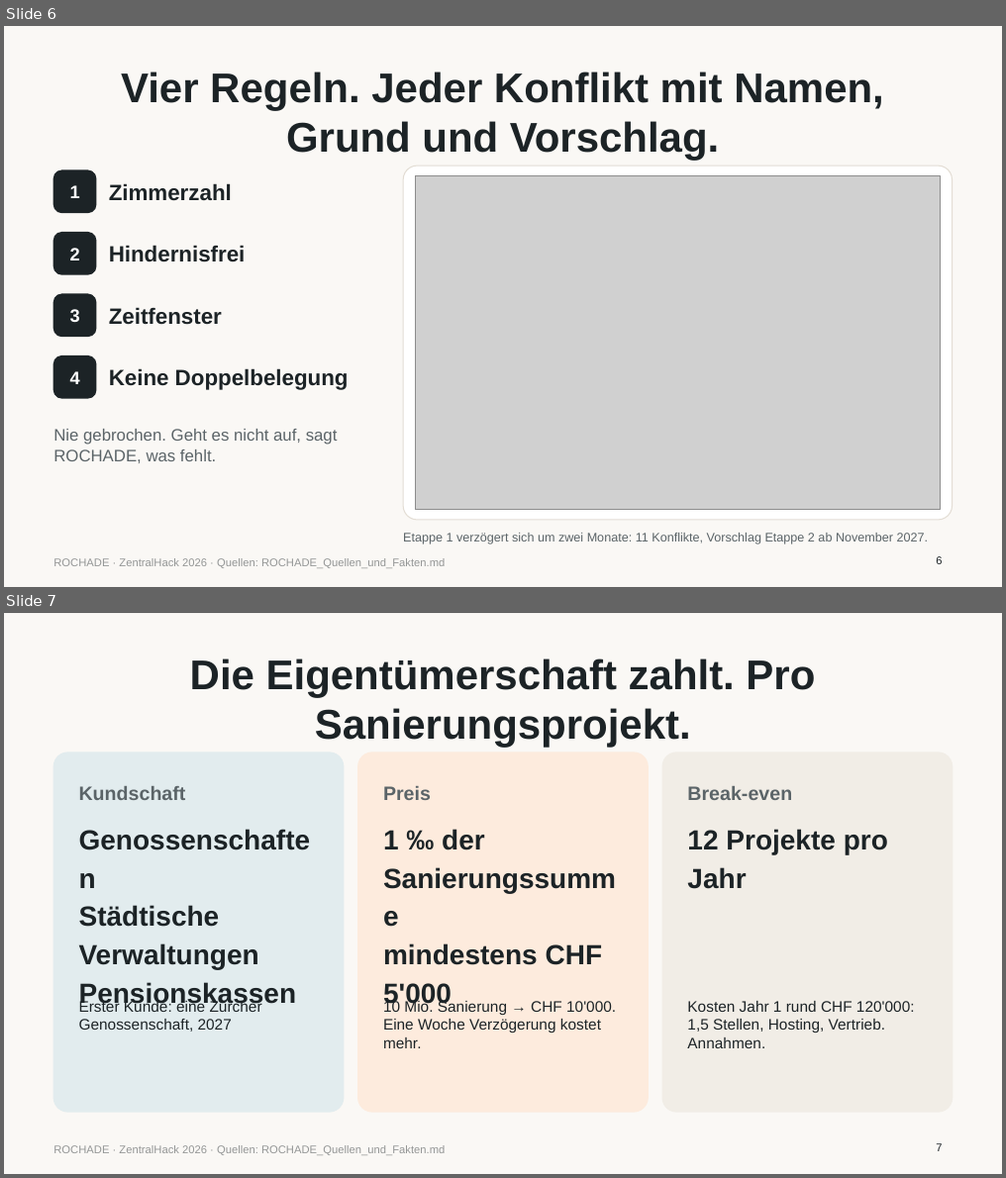
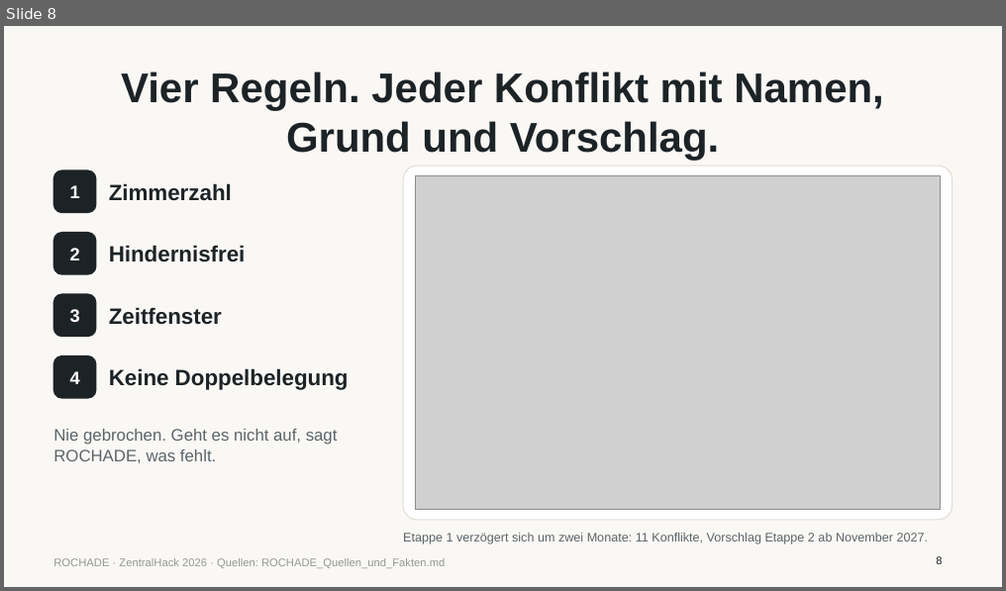
Before and after one commit to platret/ROCHADE, a slide deck: pitch/ROCHADE_Pitch.pptx. Shown one above the other, each under a label of ours: slides 6 and 7 before the commit, slide 8 after it. The pictures are 1006x1178 and 1006x591 pixels, drawn with LibreOffice and Linux fonts; fonts in the diff are those of the drawing; grey boxes stand for pictures. Boxes give left, top, right and bottom in pixels: in the first picture for what was removed or moved away, otherwise in the second. Text is boxed around its words. In the diff, an @@ line names an element or a change of style, - is before the commit and + after.

```diff
--- a/pitch/ROCHADE_Pitch.pptx
+++ b/pitch/ROCHADE_Pitch.pptx
@@ slide 7 removed at <box>4,613,1002,1174</box>, background #FAF8F5; not listed: 1 template element that a slide beside it also shows @@
@@ title removed at <box>190,659,815,748</box> @@
-Die Eigentümerschaft zahlt. Pro Sanierungsprojekt.
@@ rounded rectangle removed at <box>54,753,344,1112</box> @@
@@ rounded rectangle removed at <box>358,753,648,1112</box> @@
@@ rounded rectangle removed at <box>662,753,952,1112</box> @@
@@ text removed at <box>79,786,186,800</box> @@
-Kundschaft
@@ text removed at <box>383,786,431,800</box> @@
-Preis
@@ text removed at <box>687,786,792,800</box> @@
-Break-even
@@ text removed at <box>383,829,603,1008</box> @@
-1 ‰ der Sanierungssumme
-mindestens CHF 5'000
@@ text removed at <box>687,829,888,889</box> @@
-12 Projekte pro Jahr
@@ text removed at <box>79,905,297,1008</box> @@
-Genossenschaften
-Städtische Verwaltungen
-Pensionskassen
@@ text removed at <box>79,1000,262,1032</box> @@
-Erster Kunde: eine Zürcher Genossenschaft, 2027
@@ text removed at <box>383,1000,616,1049</box> @@
-10 Mio. Sanierung → CHF 10'000. Eine Woche Verzögerung kostet mehr.
@@ text removed at <box>687,1001,915,1049</box> @@
-Kosten Jahr 1 rund CHF 120'000: 1,5 Stellen, Hosting, Vertrieb. Annahmen.
@@ page number removed at <box>936,1144,942,1152</box> @@
-7
@@ what was slide 6 is now slide 8 @@
```
Also in this commit, not shown: 6 slides changed, 2 slides added, 1 other slide removed, 2 other files.
